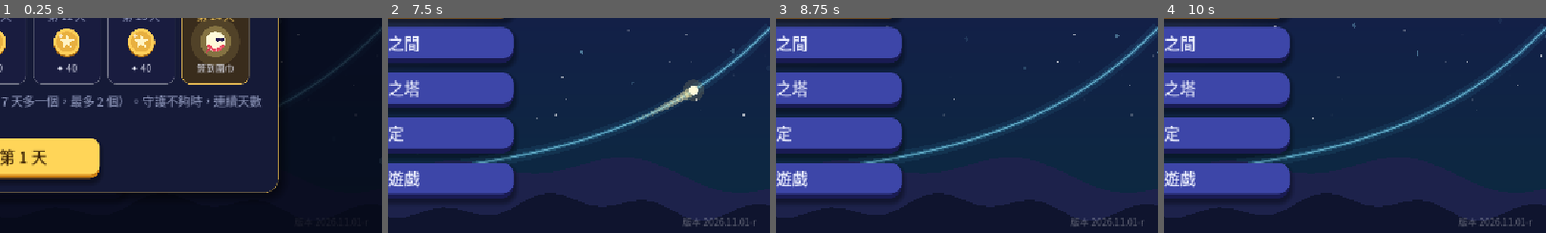
Above: before the commit, frames 1-4 (left to right).
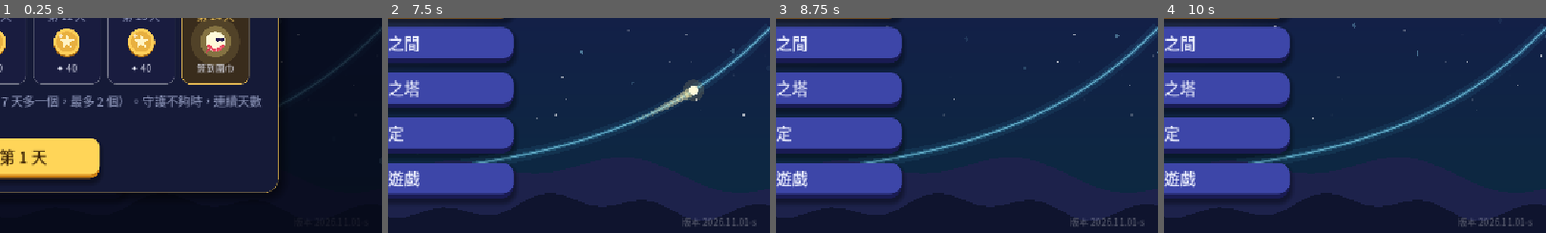
Above: after the commit, the same moments.

Repository: sam2068csie/light-spirit-journey
Game: Godot game, scene res://main_menu.tscn
Two runs of this game, one before a commit and one after it. Both use one fixed random seed, a clock stepped at 60 frames per second and the inputs below.
Inputs (mouse positions are % of the whole screen's width and height, from its top left):
- Up to frame 1 (0.25 s): no input
- Up to frame 2 (7.5 s): click "開始冒險" at 0.5 s; click "開始冒險" at 1.25 s; click "修煉之間" at 2 s; click "終焉之塔" at 2.75 s; click "設定" at 3.5 s; click "離開遊戲" at 4.25 s; click "每日任務" at 5 s; click "光靈扭蛋" at 5.75 s; click "光靈衣櫃" at 6.5 s; click "✕" at 7.25 s
- Up to frame 3 (8.75 s): tap Enter at 8 s; drag from (50, 50) to (60, 28) at 8.02 s
- Up to frame 4 (10 s): drag from (30, 55) to (45, 70) at 8.77 s; move the mouse to (60, 28) at 9.52 s; hold Right from 9.53 s (still down); tap 9 at 9.6 s
The pictures show only the part of the screen within x 50-100%, y 50-100%; the shares and areas given below are measured in that part.

The runs differ from the first frame. In frame 2, 0.1% of the frame differs, in the area x 77-97%, y 92-97%; in frame 3, 0.1%; in frame 4, 0.1%.

Commit message:
G7 根號都加上橫線：速算題目、滑桿數值、拼積木、錯誤提示；係數 1 不寫 (BUILD 2026.11.01-s)
Co-Authored-By: Claude Opus 5.5 <noreply@anthropic.com>
Claude-Session: https://claude.ai/code/session_01RombajUyooAJ6yvir5uviP

Diff:
--- a/data/game.gd
+++ b/data/game.gd
@@ -560,7 +560,7 @@
 
 const DQ := preload("daily_quests.gd")
 ## 版本號（主畫面右下角會顯示）：每次交給你新的檔案時更新，方便確認手機上裝的是不是最新版
-const BUILD := "2026.11.01-r"
+const BUILD := "2026.11.01-s"
 
 
 ## 讀取各單元的資料；舊存檔（還沒有單元的版本）的今日修煉、終焉之塔紀錄搬到「指數與對數」
--- a/data/level_trig6_mirror.gd
+++ b/data/level_trig6_mirror.gd
@@ -550,6 +550,7 @@
 		return "(%s)" % t if v < -0.0005 else t
 
 	func _line_text(font: Font, x0: float, y: float, w: float, s: String, fs0: int, col: Color) -> float:
+		s = preload("step_bank.gd").root_markup(s)     # √3 → √{3}：上面要有橫線
 		var fs := UITheme.fs(fs0)
 		var tw := MathLabel.text_width(font, s, fs)
 		while fs > UITheme.fs(11) and tw > w:
--- a/data/level_trig7_lighthouse.gd
+++ b/data/level_trig7_lighthouse.gd
@@ -13,6 +13,7 @@
 ##                  用 5 個 x 檢查你拼出的式子和目標的 a sin x + b cos x 一不一樣，畫面上兩條曲線也會重合。
 ##   速算：已知 a sin x ± b cos x，說出最大值或最小值
 
+const SBk := preload("step_bank.gd")
 const BankG7 := preload("trig7_bank.gd")
 const LAMP := UITheme.GOLD_LIGHT
 
@@ -143,17 +144,14 @@
 	UITheme.tint_slider(s, UITheme.CYAN)
 	row.add_child(s)
 	UITheme.add_step_buttons(s, UITheme.CYAN)
-	var vl := Label.new()
-	vl.custom_minimum_size = Vector2(62, 0)
-	vl.horizontal_alignment = HORIZONTAL_ALIGNMENT_RIGHT
-	vl.add_theme_font_size_override("font_size", UITheme.fs(15))
-	vl.add_theme_color_override("font_color", UITheme.CYAN)
+	var vl := _math_label(15, 62, 30, UITheme.CYAN)     # 數學字：√2 上面才有橫線
+	vl.custom_minimum_size = Vector2(62, 30)
 	row.add_child(vl)
-	vl.text = String(on_change.call(i0, true))
+	vl.text = SBk.root_markup(String(on_change.call(i0, true)))
 	s.value_changed.connect(func(v: float):
 		if busy:
 			return
-		vl.text = String(on_change.call(int(v), false))
+		vl.text = SBk.root_markup(String(on_change.call(int(v), false)))
 		MoonView.dragged_ever = true
 		_stop_attract()
 		Game.of(self).play("blip", 0.8 + 0.03 * v, -18.0)
@@ -219,7 +217,7 @@
 	var tip := tv.ph_tip(String(st.get("form", "sin")))
 	var rok := absf(tip.length() - Vector2(a, b).length()) < 1e-4
 	var aok := tip.distance_to(Vector2(a, b)) < 1e-4
-	lh_info.text = "r = %s%s\n%s = %s°%s" % [tv.ph_rt, "  ✓" if rok else "",
+	lh_info.text = "r = %s%s\n%s = %s°%s" % [SBk.root_markup(tv.ph_rt), "  ✓" if rok else "",
 		"θ" if String(st.get("form", "sin")) == "cos" else "φ", TideView.dec(tv.ph_ang), "  ✓" if aok else ""]
 	tv.queue_redraw()
 
@@ -342,7 +340,7 @@
 	tv.tiles_rows = rows
 	tv.matched = all_ok
 	var body := " ".join(tv.tiles_seq) if not tv.tiles_seq.is_empty() else "（還沒有積木）"
-	tiles_fx.text = "%s =\n%s" % [String(st.expr), body]
+	tiles_fx.text = SBk.root_markup("%s =\n%s" % [String(st.expr), body])
 	tv.queue_redraw()
 
 
@@ -430,7 +428,7 @@
 				tb = _coef(k, "")
 				rmax = "%d√2" % k if k > 1 else "√2"
 				hint = "a² + b² = %d + %d = %d，開根號。" % [k * k, k * k, 2 * k * k]
-	var f := "%s sin x %s %s cos x" % [ta, "+" if sb > 0 else "−", tb]
+	var f := "%ssin x %s %scos x" % ["" if ta == "1" else ta + " ", "+" if sb > 0 else "−", "" if tb == "1" else tb + " "]     # 係數 1 不寫
 	if sa < 0:
 		f = "−" + f
 	var ask_max := randi() % 2 == 0
--- a/data/step_level.gd
+++ b/data/step_level.gd
@@ -974,6 +974,7 @@
 
 ## 步驟答錯：扣能量、記錄錯題（有 tag 才記）、鍛造台抖一下
 func _wrong(st: Dictionary, msg: String) -> void:
+	msg = preload("step_bank.gd").root_markup(msg)     # 程式組出來的 √3、√(a² + b²) 也要有橫線
 	mistakes += 1
 	Game.of(self).sfx("wrong")
 	if st.has("tag"):
@@ -1100,6 +1101,10 @@
 
 func _speed_begin() -> void:
 	problems = _speed_gen(r.gen, int(r.count))
+	# 產生器寫的 √3、√(a² + b²) 改成排版用的 √{…}，上面才有橫線（答案 ans 不動）
+	for pb in problems:
+		if pb is Dictionary:
+			preload("step_bank.gd").fix_roots(pb)
 	sp_i = 0
 	sp_wrong = 0
 	streak = 0
